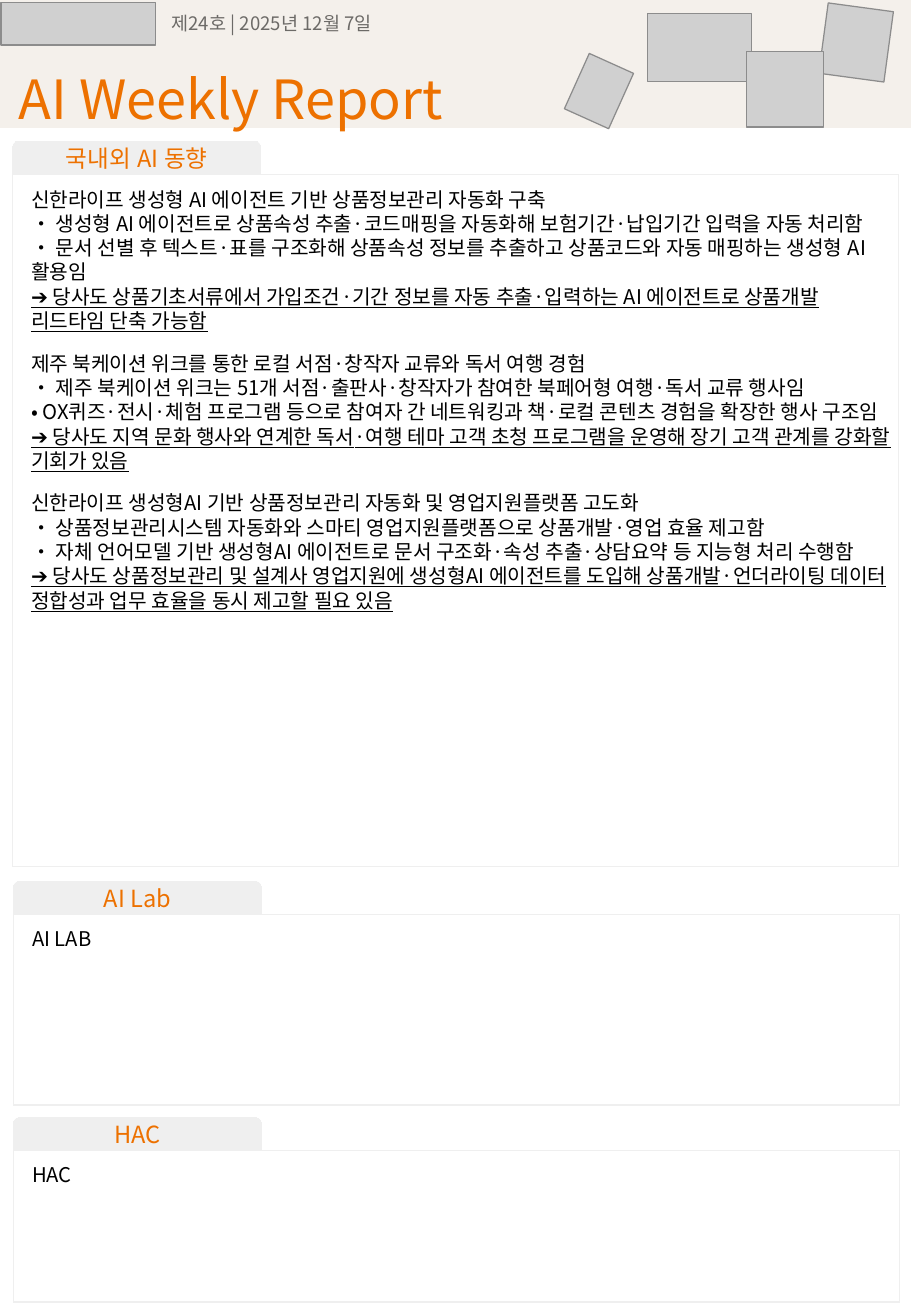
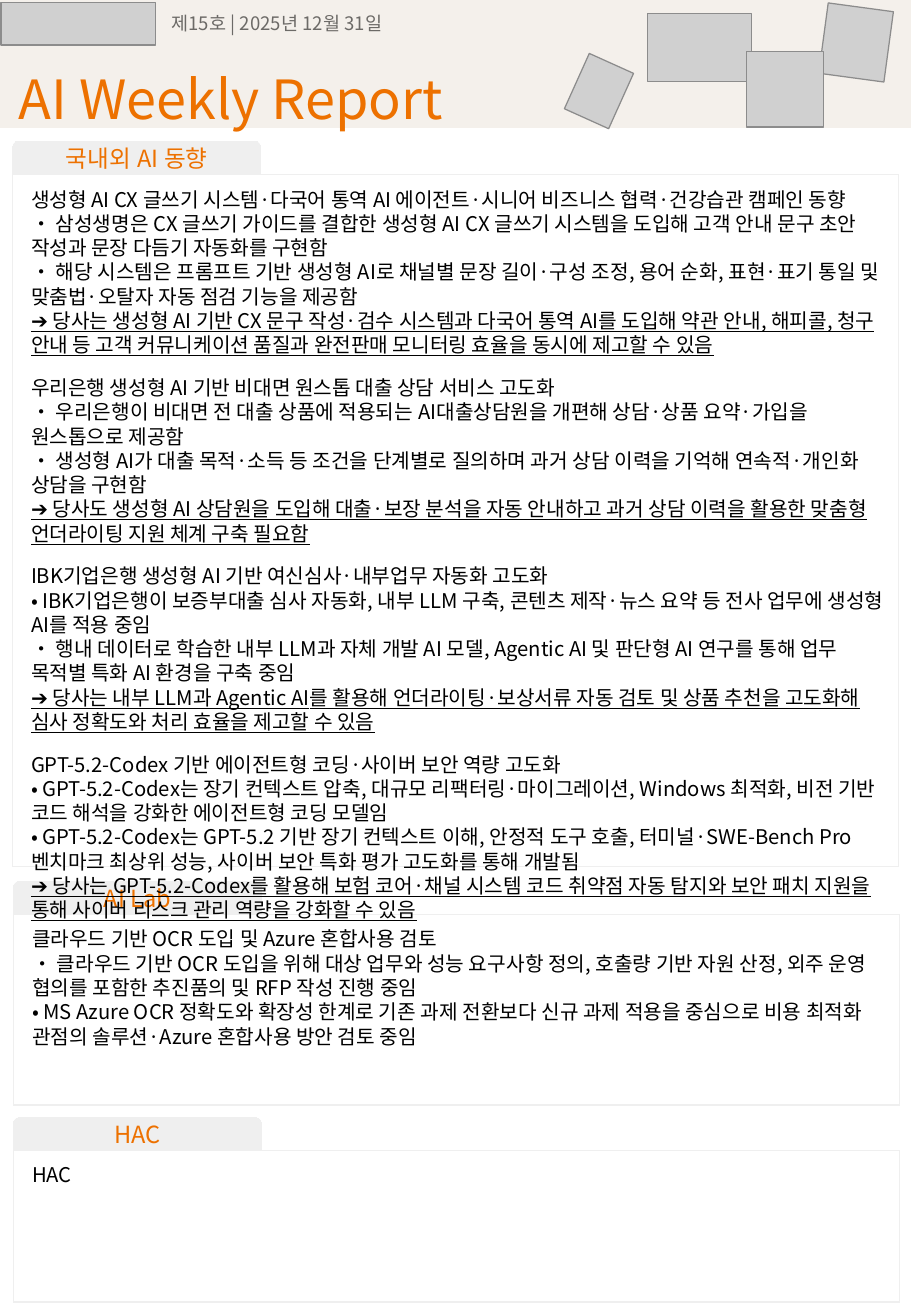
Before and after one commit to esthyj/ai-weekly-report, a slide deck: slide 1 of output.pptx. Drawn at 911x1316 pixels with LibreOffice and Linux fonts; fonts in the diff are those of the drawing; grey boxes stand for pictures. Boxes give left, top, right and bottom in pixels: in the first picture for what was removed or moved away, otherwise in the second. Text is boxed around its words. In the diff, an @@ line names an element or a change of style, - is before the commit and + after.

```diff
--- a/output.pptx
+++ b/output.pptx
@@ text at [171,14,382,32]: text changed @@
-제24호 | 2025년 12월 7일
+제15호 | 2025년 12월 31일
@@ text at [31,190,884,921]: text changed @@
-신한라이프 생성형 AI 에이전트 기반 상품정보관리 자동화 구축
-• 생성형 AI 에이전트로 상품속성 추출·코드매핑을 자동화해 보험기간·납입기간 입력을 자동 처리함
-• 문서 선별 후 텍스트·표를 구조화해 상품속성 정보를 추출하고 상품코드와 자동 매핑하는 생성형 AI 활용임
-➔ 당사도 상품기초서류에서 가입조건·기간 정보를 자동 추출·입력하는 AI 에이전트로 상품개발 리드타임 단축 가능함
-제주 북케이션 위크를 통한 로컬 서점·창작자 교류와 독서 여행 경험
-• 제주 북케이션 위크는 51개 서점·출판사·창작자가 참여한 북페어형 여행·독서 교류 행사임
-• OX퀴즈·전시·체험 프로그램 등으로 참여자 간 네트워킹과 책·로컬 콘텐츠 경험을 확장한 행사 구조임
-➔ 당사도 지역 문화 행사와 연계한 독서·여행 테마 고객 초청 프로그램을 운영해 장기 고객 관계를 강화할 기회가 있음
-신한라이프 생성형AI 기반 상품정보관리 자동화 및 영업지원플랫폼 고도화
-• 상품정보관리시스템 자동화와 스마티 영업지원플랫폼으로 상품개발·영업 효율 제고함
-• 자체 언어모델 기반 생성형AI 에이전트로 문서 구조화·속성 추출·상담요약 등 지능형 처리 수행함
-➔ 당사도 상품정보관리 및 설계사 영업지원에 생성형AI 에이전트를 도입해 상품개발·언더라이팅 데이터 정합성과 업무 효율을 동시 제고할 필요 있음
+생성형 AI CX 글쓰기 시스템·다국어 통역 AI 에이전트·시니어 비즈니스 협력·건강습관 캠페인 동향
+• 삼성생명은 CX 글쓰기 가이드를 결합한 생성형 AI CX 글쓰기 시스템을 도입해 고객 안내 문구 초안 작성과 문장 다듬기 자동화를 구현함
+• 해당 시스템은 프롬프트 기반 생성형 AI로 채널별 문장 길이·구성 조정, 용어 순화, 표현·표기 통일 및 맞춤법·오탈자 자동 점검 기능을 제공함
+➔ 당사는 생성형 AI 기반 CX 문구 작성·검수 시스템과 다국어 통역 AI를 도입해 약관 안내, 해피콜, 청구 안내 등 고객 커뮤니케이션 품질과 완전판매 모니터링 효율을 동시에 제고할 수 있음
+우리은행 생성형 AI 기반 비대면 원스톱 대출 상담 서비스 고도화
+• 우리은행이 비대면 전 대출 상품에 적용되는 AI대출상담원을 개편해 상담·상품 요약·가입을 원스톱으로 제공함
+• 생성형 AI가 대출 목적·소득 등 조건을 단계별로 질의하며 과거 상담 이력을 기억해 연속적·개인화 상담을 구현함
+➔ 당사도 생성형 AI 상담원을 도입해 대출·보장 분석을 자동 안내하고 과거 상담 이력을 활용한 맞춤형 언더라이팅 지원 체계 구축 필요함
+IBK기업은행 생성형 AI 기반 여신심사·내부업무 자동화 고도화
+• IBK기업은행이 보증부대출 심사 자동화, 내부 LLM 구축, 콘텐츠 제작·뉴스 요약 등 전사 업무에 생성형 AI를 적용 중임
+• 행내 데이터로 학습한 내부 LLM과 자체 개발 AI 모델, Agentic AI 및 판단형 AI 연구를 통해 업무 목적별 특화 AI 환경을 구축 중임
+➔ 당사는 내부 LLM과 Agentic AI를 활용해 언더라이팅·보상서류 자동 검토 및 상품 추천을 고도화해 심사 정확도와 처리 효율을 제고할 수 있음
+GPT‑5.2-Codex 기반 에이전트형 코딩·사이버 보안 역량 고도화
+• GPT‑5.2-Codex는 장기 컨텍스트 압축, 대규모 리팩터링·마이그레이션, Windows 최적화, 비전 기반 코드 해석을 강화한 에이전트형 코딩 모델임
+• GPT‑5.2-Codex는 GPT‑5.2 기반 장기 컨텍스트 이해, 안정적 도구 호출, 터미널·SWE-Bench Pro 벤치마크 최상위 성능, 사이버 보안 특화 평가 고도화를 통해 개발됨
+➔ 당사는 GPT‑5.2-Codex를 활용해 보험 코어·채널 시스템 코드 취약점 자동 탐지와 보안 패치 지원을 통해 사이버 리스크 관리 역량을 강화할 수 있음
@@ text at [32,929,866,1046]: text changed @@
-AI LAB
+클라우드 기반 OCR 도입 및 Azure 혼합사용 검토
+• 클라우드 기반 OCR 도입을 위해 대상 업무와 성능 요구사항 정의, 호출량 기반 자원 산정, 외주 운영 협의를 포함한 추진품의 및 RFP 작성 진행 중임
+• MS Azure OCR 정확도와 확장성 한계로 기존 과제 전환보다 신규 과제 적용을 중심으로 비용 최적화 관점의 솔루션·Azure 혼합사용 방안 검토 중임
```
Also in this commit, not shown: 17 other files.
